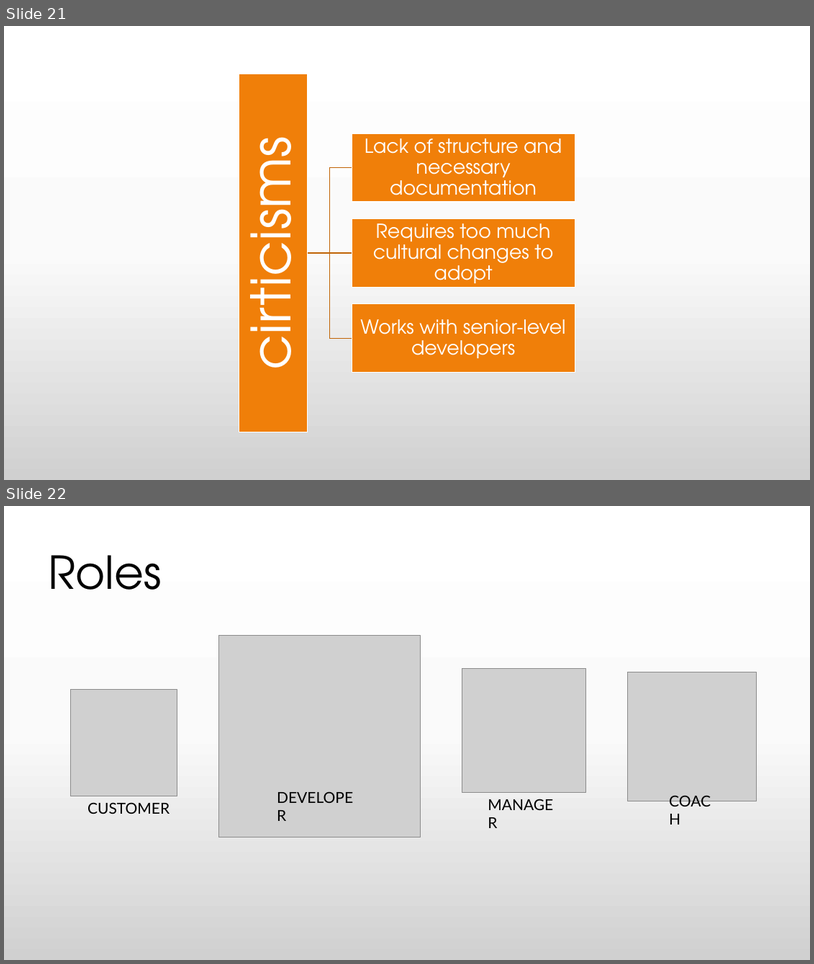
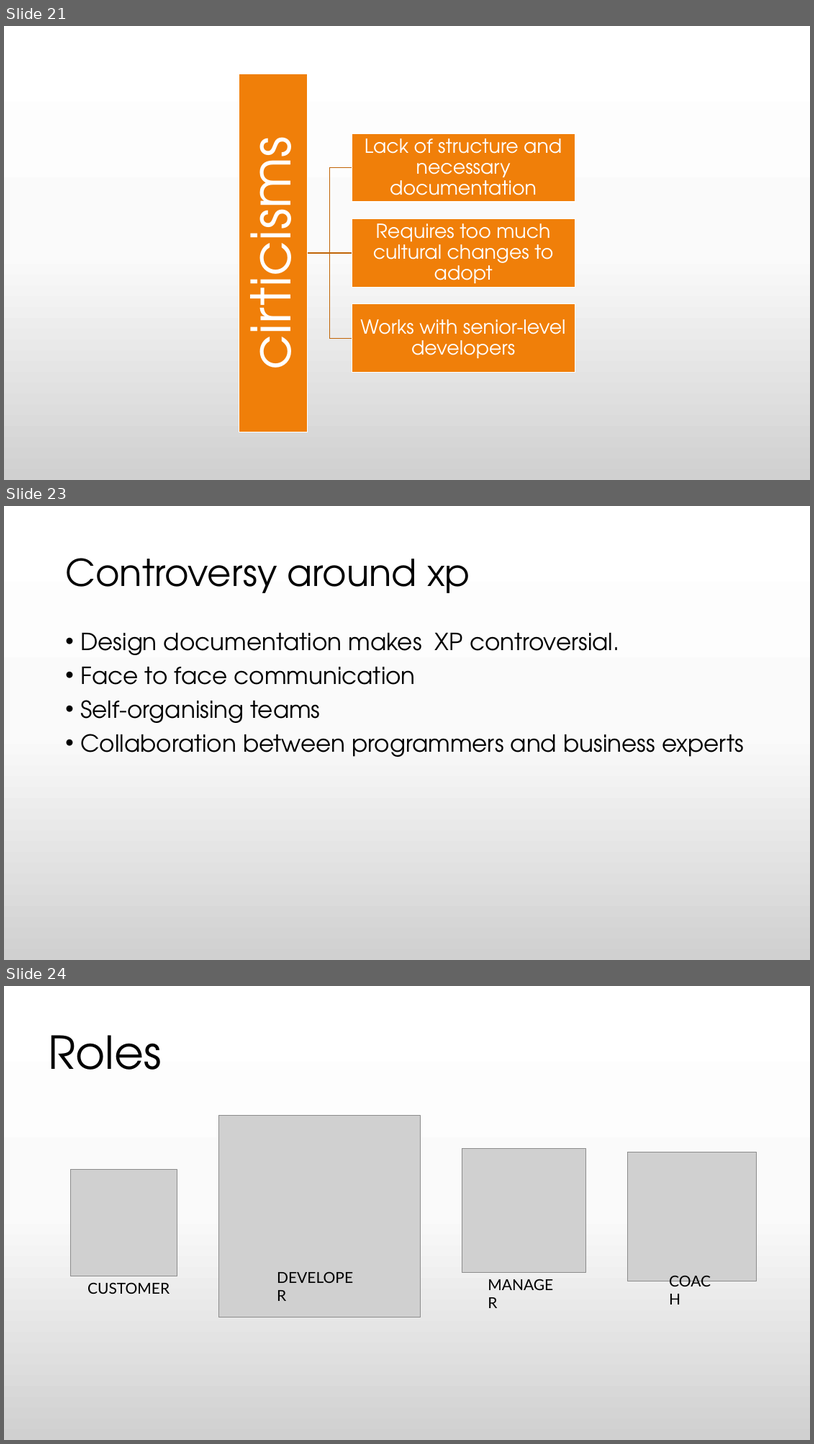
Before and after one commit to praash47/aasn-iii, a slide deck: extreme_programming.pptx. Shown one above the other, each under a label of ours: slides 21 and 22 before the commit, slides 21, 23 and 24 after it; the slides between them are not shown. The pictures are 814x964 and 814x1444 pixels, drawn with LibreOffice and Linux fonts; fonts in the diff are those of the drawing; grey boxes stand for pictures. Boxes give left, top, right and bottom in pixels: in the first picture for what was removed or moved away, otherwise in the second. Text is boxed around its words. In the diff, an @@ line names an element or a change of style, - is before the commit and + after.

```diff
--- a/extreme_programming.pptx
+++ b/extreme_programming.pptx
@@ slide 23 added at (4, 506, 810, 960), background gradient #FFFFFF to #FBFBFB to #D1D1D1 @@
@@ title added at (65, 558, 471, 593), 44 pt, text #000000 @@
+Controversy around xp
@@ text added at (80, 633, 744, 757), 28 pt, text #000000 @@
+• Design documentation makes XP controversial.
+• Face to face communication
+• Self-organising teams
+• Collaboration between programmers and business experts
@@ what was slide 22 is now slide 24 @@
```
Also in this commit, not shown: 1 other slide added.
